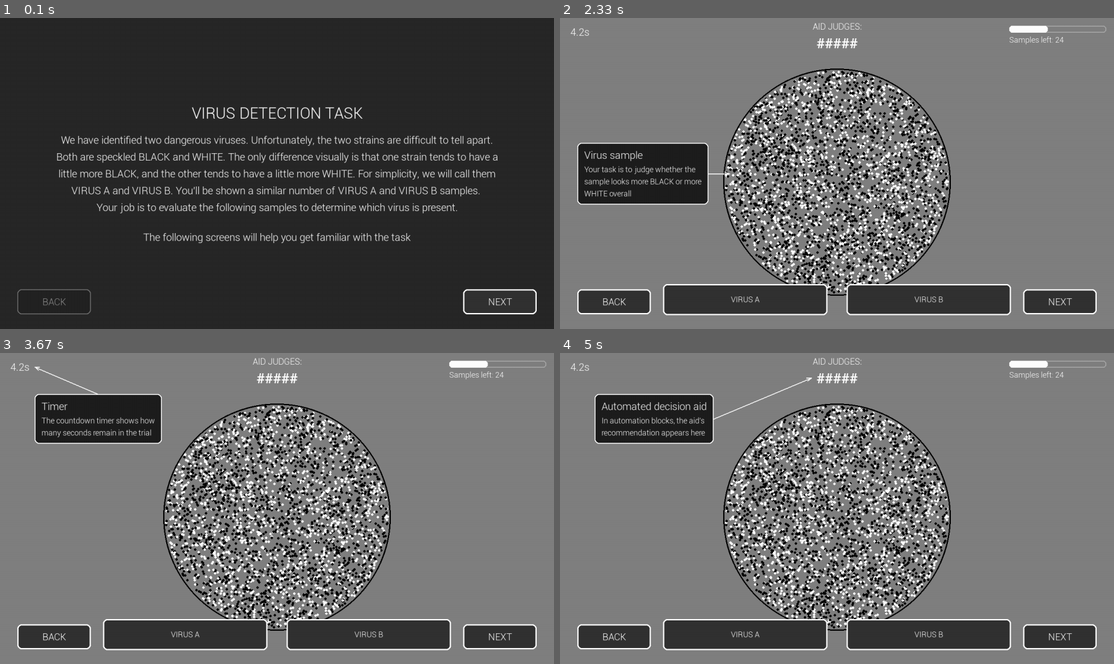
Above: before the commit, frames 1-4 (two rows, left to right).
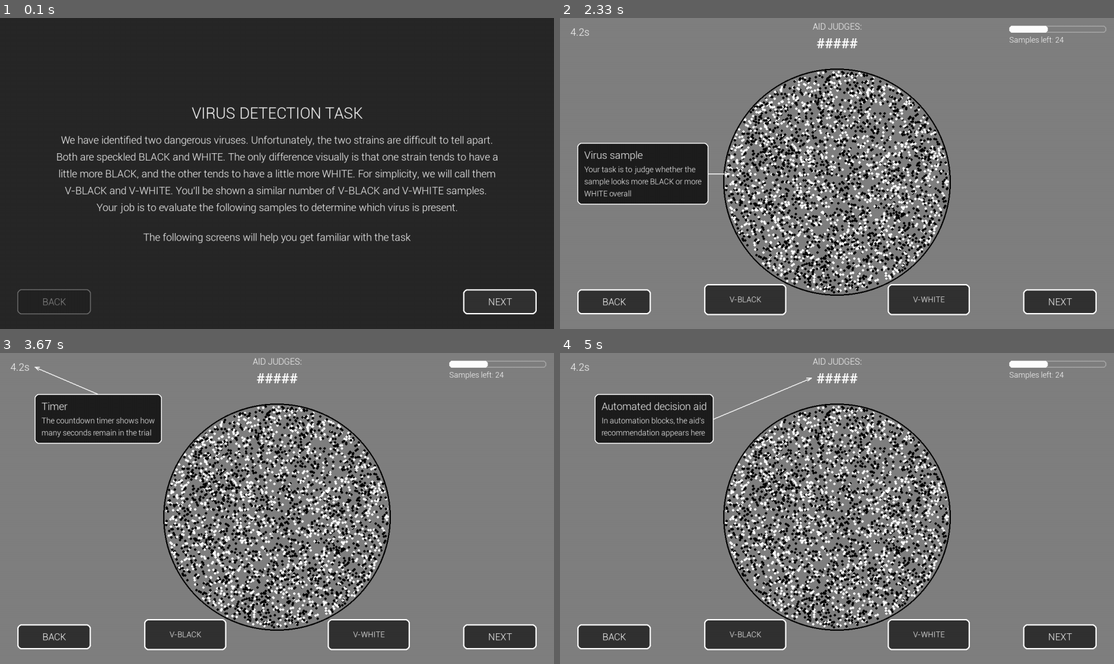
Above: after the commit, the same moments.

Repository: russell-j-boag/pygame_virus
Game: pygame game, started from python/instructions.py
The game is run twice, just before and just after one commit, with the same random seed, the same clock (stepped at 60 frames per second) and the same inputs.
Inputs:
- Up to frame 1 (0.1 s): no input
- Up to frame 2 (2.33 s): hold Right 0.33-0.8 s; hold Left 0.83-1.3 s; click "NEXT" at 1.95 s; click "NEXT" at 2.28 s
- Up to frame 3 (3.67 s): hold Right 2.57-2.97 s; hold Right 3-3.63 s
- Up to frame 4 (5 s): hold Left 3.67-4.13 s; hold Right 4.17-4.63 s; hold Right from 4.67 s (still down)

The runs differ from the first frame. In frame 1, 0.6% of the frame differs, in the area x 11-88%, y 54-58%; in frame 2, 3.2%, in the area x 18-82%, y 85-96%; in frame 3, 3.2%; in frame 4, 3.2%.

Commit message:
Restore V-BLACK and V-WHITE labels

Diff:
--- a/python/capture_virus_task_screenshots.py
+++ b/python/capture_virus_task_screenshots.py
@@ -253,12 +253,12 @@
         "As a reminder, we have identified two dangerous viruses. Unfortunately, the two strains are "
         "difficult to tell apart. Both are speckled BLACK and WHITE. The only difference "
         "visually is that one strain tends to have a little more BLACK, and the other "
-        "tends to have a little more WHITE. For simplicity, we will call them VIRUS A and VIRUS B. "
-        "You'll be shown a similar number of VIRUS A and VIRUS B samples. \n"
+        "tends to have a little more WHITE. For simplicity, we will call them V-BLACK and V-WHITE. "
+        "You'll be shown a similar number of V-BLACK and V-WHITE samples. \n"
         "Your job is to evaluate the following samples to determine which virus is present.\n"
     )
-    press1 = "Click VIRUS A if the sample looks more BLACK overall"
-    press2 = "Click VIRUS B if the sample looks more WHITE overall"
+    press1 = "Click V-BLACK if the sample looks more BLACK overall"
+    press2 = "Click V-WHITE if the sample looks more WHITE overall"
     speed = "Try to respond as quickly and accurately as possible\n"
 
     font_title = fonts["title"]
--- a/python/instructions.py
+++ b/python/instructions.py
@@ -81,8 +81,8 @@
             "We have identified two dangerous viruses. "
             "Unfortunately, the two strains are difficult to tell apart. Both are speckled BLACK and WHITE. "
             "The only difference visually is that one strain tends to have a little more BLACK, and the other tends to have a little more WHITE. "
-            "For simplicity, we will call them VIRUS A and VIRUS B. "
-            "You'll be shown a similar number of VIRUS A and VIRUS B samples. \n"
+            "For simplicity, we will call them V-BLACK and V-WHITE. "
+            "You'll be shown a similar number of V-BLACK and V-WHITE samples. \n"
             "Your job is to evaluate the following samples to determine which virus is present.\n\n"
             "The following screens will help you get familiar with the task"
         ),
@@ -847,7 +847,7 @@
         title = "Automated decision aid"
         body = (
             "The automation will recommend a classification "
-            "(either VIRUS A or VIRUS B) for each sample"
+            "(either V-BLACK or V-WHITE) for each sample"
         )
         bw, bh = measure_callout_box(title, body, callout_title_font, callout_body_font)
         rect = pygame.Rect(WIDTH - S(80) - bw, S(95), bw, bh)
@@ -875,7 +875,7 @@
         title = "Recommendation"
         body = (
             "In this example, the automated decision aid is "
-            "recommending that you classify the sample as VIRUS A"
+            "recommending that you classify the sample as V-BLACK"
         )
         bw, bh = measure_callout_box(title, body, callout_title_font, callout_body_font)
 
@@ -905,7 +905,7 @@
         title = "Recommendation"
         body = (
             "In this example, the automated decision aid is "
-            "recommending that you classify the sample as VIRUS B"
+            "recommending that you classify the sample as V-WHITE"
         )
         bw, bh = measure_callout_box(title, body, callout_title_font, callout_body_font)
 
@@ -1006,24 +1006,31 @@
 
 def display_label_for_response(response):
     if response == "BLACK":
-        return "VIRUS A"
+        return "V-BLACK"
     if response == "WHITE":
-        return "VIRUS B"
+        return "V-WHITE"
     return str(response)
 
 
 def draw_trial_prompt_stacked(screen, font_small, y_pos, key_black_name=None, key_white_name=None):
     """Bottom prompt matching the main task's mouse-click response buttons."""
-    btn_w = min(S(380), max(S(240), (WIDTH - S(440)) // 2))
+    anchor_btn_w = min(S(380), max(S(240), (WIDTH - S(440)) // 2))
+    btn_w = max(1, anchor_btn_w // 2)
     btn_h = S(72)
     gap = S(44)
-    total_w = btn_w * 2 + gap
+    total_w = anchor_btn_w * 2 + gap
     left_x = WIDTH // 2 - total_w // 2
-    rects = [
-        pygame.Rect(left_x, y_pos, btn_w, btn_h),
-        pygame.Rect(left_x + btn_w + gap, y_pos, btn_w, btn_h),
+    anchor_rects = [
+        pygame.Rect(left_x, y_pos, anchor_btn_w, btn_h),
+        pygame.Rect(left_x + anchor_btn_w + gap, y_pos, anchor_btn_w, btn_h),
     ]
-    labels = ["VIRUS A", "VIRUS B"]
+    rects = []
+    for anchor_rect in anchor_rects:
+        rect = pygame.Rect(0, y_pos, btn_w, btn_h)
+        rect.center = anchor_rect.center
+        rects.append(rect)
+
+    labels = ["V-BLACK", "V-WHITE"]
 
     for label, rect in zip(labels, rects):
         pygame.draw.rect(screen, (50, 50, 50), rect, 0, border_radius=max(1, S(10)))
--- a/python/virus_task.py
+++ b/python/virus_task.py
@@ -2,7 +2,7 @@
 Random Dot Classification (Bartlett & McCarley–style)
 
 Responses:
-- Mouse-click VIRUS A / VIRUS B response buttons
+- Mouse-click V-BLACK / V-WHITE response buttons
 - Option/Alt + Q = hard quit
 - ESC = quit from final completion screen
 """
@@ -126,17 +126,17 @@
             # Slide 1
             (
             "You will be provided with an automated decision aid to assist you with this task. "
-            "The automation will recommend a classification (either VIRUS A or VIRUS B) for each sample. "
+            "The automation will recommend a classification (either V-BLACK or V-WHITE) for each sample. "
             "The recommended classification will be presented at the top of the display. "
-            "If the aid shows 'VIRUS A', this means that the automation recommends VIRUS A. "
-            "If it shows 'VIRUS B', this means that the automation recommends VIRUS B."
+            "If the aid shows 'V-BLACK', this means that the automation recommends V-BLACK. "
+            "If the aid shows 'V-WHITE', this means that the automation recommends V-WHITE."
             ),
 
             # Slide 2
             (
             "In the event that the automation makes an incorrect recommendation, "
             "it is essential that you perform the correct action. "
-            "Remember that deciding whether a sample is VIRUS A or VIRUS B "
+            "Remember that deciding whether a sample is V-BLACK or V-WHITE "
             "is your responsibility."
             ),
         ],
@@ -1129,15 +1129,15 @@
 
 
 def response_mapping_for_participant(participant_id: int):
-    """Mouse responses use fixed participant-facing VIRUS A/B button positions."""
+    """Mouse responses use fixed participant-facing V-BLACK/V-WHITE button positions."""
     return {
         "keymap_flip": False,
         "key_black_name": None,
         "key_white_name": None,
         "left_response": "BLACK",
         "right_response": "WHITE",
-        "left_label": "VIRUS A",
-        "right_label": "VIRUS B",
+        "left_label": "V-BLACK",
+        "right_label": "V-WHITE",
     }
 
 def draw_countdown_timer(surface, font, ms_left, x, y, color=WHITE):
@@ -1800,13 +1800,13 @@
         "As a reminder, we have identified two dangerous viruses. Unfortunately, the two strains are "
         "difficult to tell apart. Both are speckled BLACK and WHITE. The only difference "
         "visually is that one strain tends to have a little more BLACK, and the other "
-        "tends to have a little more WHITE. For simplicity, we will call them VIRUS A and VIRUS B. "
-        "You'll be shown a similar number of VIRUS A and VIRUS B samples. \n"
+        "tends to have a little more WHITE. For simplicity, we will call them V-BLACK and V-WHITE. "
+        "You'll be shown a similar number of V-BLACK and V-WHITE samples. \n"
         "Your job is to evaluate the following samples to determine which virus is present.\n"
     )
 
-    press1 = "Click VIRUS A if the sample looks more BLACK overall"
-    press2 = "Click VIRUS B if the sample looks more WHITE overall"
+    press1 = "Click V-BLACK if the sample looks more BLACK overall"
+    press2 = "Click V-WHITE if the sample looks more WHITE overall"
     speed  = "Try to respond as quickly and accurately as possible\n"
 
     # ---- Layout constants ----
@@ -2134,16 +2134,16 @@
 
 def display_label_for_response(response):
     if response == "BLACK":
-        return "VIRUS A"
+        return "V-BLACK"
     if response == "WHITE":
-        return "VIRUS B"
+        return "V-WHITE"
     return str(response)
 
 
 def response_button_specs(initial_response=None):
     specs = [
-        {"response": "BLACK", "label": "VIRUS A", "sub_label": None},
-        {"response": "WHITE", "label": "VIRUS B", "sub_label": None},
+        {"response": "BLACK", "label": "V-BLACK", "sub_label": None},
+        {"response": "WHITE", "label": "V-WHITE", "sub_label": None},
     ]
     if initial_response in ("BLACK", "WHITE"):
         for spec in specs:
@@ -2156,15 +2156,32 @@
 
 
 def response_button_rects(y_pos):
-    btn_w = min(S(430), max(S(260), (WIDTH - S(240)) // 2))
+    anchor_btn_w = min(S(430), max(S(260), (WIDTH - S(240)) // 2))
+    btn_w = max(1, anchor_btn_w // 2)
     btn_h = S(72)
     gap = S(44)
-    total_w = btn_w * 2 + gap
+    total_w = anchor_btn_w * 2 + gap
     left_x = WIDTH // 2 - total_w // 2
-    return [
-        pygame.Rect(left_x, y_pos, btn_w, btn_h),
-        pygame.Rect(left_x + btn_w + gap, y_pos, btn_w, btn_h),
+    anchor_rects = [
+        pygame.Rect(left_x, y_pos, anchor_btn_w, btn_h),
+        pygame.Rect(left_x + anchor_btn_w + gap, y_pos, anchor_btn_w, btn_h),
     ]
+
+    rects = []
+    for anchor_rect in anchor_rects:
+        rect = pygame.Rect(0, y_pos, btn_w, btn_h)
+        rect.center = anchor_rect.center
+        rects.append(rect)
+    return rects
+
+
+def render_text_fit_width(font, text, color, max_width):
+    img = font.render(text, True, color)
+    if img.get_width() <= max_width:
+        return img
+    scale = max_width / float(img.get_width())
+    new_size = (max(1, int(round(img.get_width() * scale))), max(1, int(round(img.get_height() * scale))))
+    return pygame.transform.smoothscale(img, new_size)
 
 
 def draw_response_buttons(screen, font, initial_response=None, y_pos=None):
@@ -2175,11 +2192,12 @@
     for spec, rect in zip(specs, rects):
         pygame.draw.rect(screen, (50, 50, 50), rect, 0, border_radius=max(1, S(10)))
         pygame.draw.rect(screen, WHITE, rect, max(1, S(3)), border_radius=max(1, S(10)))
-        main_img = font.render(spec["label"], True, WHITE)
+        max_text_w = max(1, rect.w - S(24))
+        main_img = render_text_fit_width(font, spec["label"], WHITE, max_text_w)
         if spec["sub_label"] is None:
             screen.blit(main_img, main_img.get_rect(center=rect.center))
         else:
-            sub_img = font.render(spec["sub_label"], True, LIGHT_GREY)
+            sub_img = render_text_fit_width(font, spec["sub_label"], LIGHT_GREY, max_text_w)
             gap = S(4)
             total_h = main_img.get_height() + gap + sub_img.get_height()
             main_rect = main_img.get_rect(center=(rect.centerx, rect.centery - total_h // 2 + main_img.get_height() // 2))
@@ -3332,7 +3350,7 @@
 
     participant_id = res["participant"]
     response_map = response_mapping_for_participant(participant_id)
-    print("[RESPONSE MAP]", participant_id, "-> VIRUS A=BLACK, VIRUS B=WHITE")
+    print("[RESPONSE MAP]", participant_id, "-> V-BLACK=BLACK, V-WHITE=WHITE")
 
     center = (WIDTH // 2, HEIGHT // 2 + S(20))
     all_results = []
Not shown, changed: README.md
